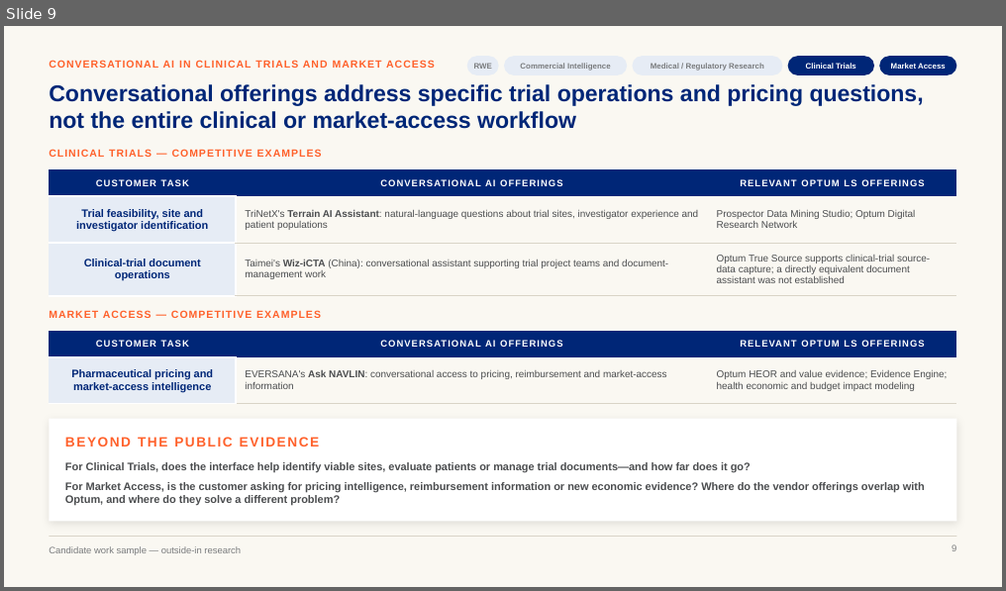
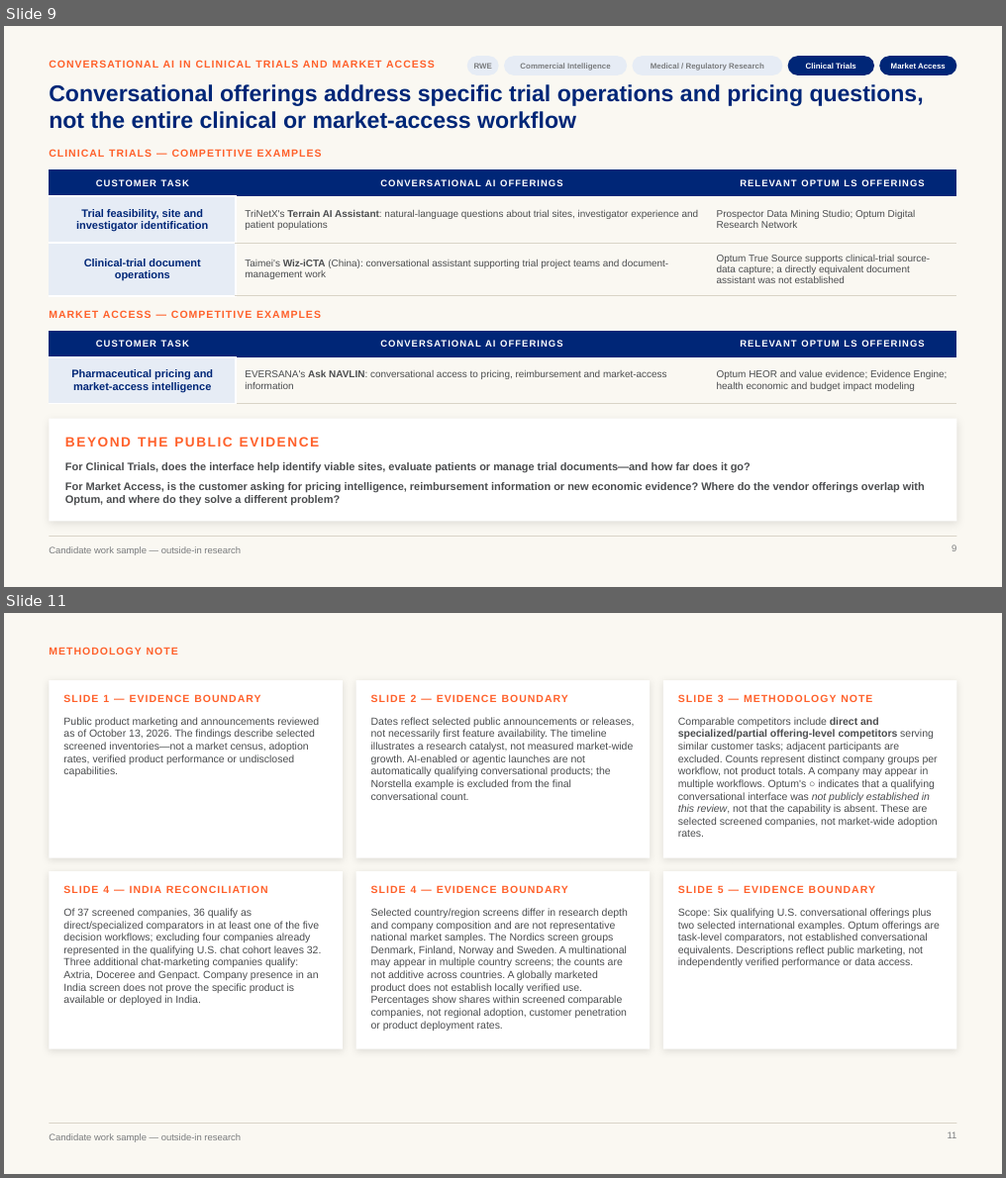
Before and after one commit to marinojt/test, a slide deck: deck/Optum-LS-Conversational-AI.pptx. Shown one above the other, each under a label of ours: slide 9 before the commit, slides 9 and 11 after it; the slides between them are not shown. The pictures are 1006x591 and 1006x1178 pixels, drawn with LibreOffice and Linux fonts; fonts in the diff are those of the drawing. Boxes give left, top, right and bottom in pixels: in the first picture for what was removed or moved away, otherwise in the second. Text is boxed around its words. In the diff, an @@ line names an element or a change of style, - is before the commit and + after.

```diff
--- a/deck/Optum-LS-Conversational-AI.pptx
+++ b/deck/Optum-LS-Conversational-AI.pptx
@@ slide 11 added at (x1=4, y1=613, x2=1002, y2=1174), background #FAF8F2; not listed: 2 template elements that a slide beside it also shows @@
@@ text added at (x1=49, y1=647, x2=178, y2=655), 10 pt, text #FF612B, bold @@
+METHODOLOGY NOTE
@@ rectangle added at (x1=49, y1=680, x2=343, y2=859), fill #FFFFFF @@
@@ text added at (x1=63, y1=694, x2=260, y2=702), 10 pt, text #FF612B, bold @@
+SLIDE 1 — EVIDENCE BOUNDARY
@@ rectangle added at (x1=355, y1=680, x2=649, y2=859), fill #FFFFFF @@
@@ text added at (x1=371, y1=694, x2=568, y2=702), 10 pt, text #FF612B, bold @@
+SLIDE 2 — EVIDENCE BOUNDARY
@@ rectangle added at (x1=663, y1=680, x2=957, y2=859), fill #FFFFFF @@
@@ text added at (x1=678, y1=694, x2=872, y2=702), 10 pt, text #FF612B, bold @@
+SLIDE 3 — METHODOLOGY NOTE
@@ text added at (x1=63, y1=717, x2=319, y2=776), 10 pt, text #4B4D4F @@
+Public product marketing and announcements reviewed as of October 13, 2026. The findings describe selected screened inventories—not a market census, adoption rates, verified product performance or undisclosed capabilities.
@@ text added at (x1=371, y1=717, x2=634, y2=800), 10 pt, text #4B4D4F @@
+Dates reflect selected public announcements or releases, not necessarily first feature availability. The timeline illustrates a research catalyst, not measured market-wide growth. AI-enabled or agentic launches are not automatically qualifying conversational products; the Norstella example is excluded from the final conversational count.
@@ text added at (x1=678, y1=717, x2=938, y2=837), 10 pt, text #4B4D4F @@
+Comparable competitors include direct and specialized/partial offering-level competitors serving similar customer tasks; adjacent participants are excluded. Counts represent distinct company groups per workflow, not product totals. A company may appear in multiple workflows. Optum's ○ indicates that a qualifying conversational interface was not publicly established in this review, not that the capability is absent. These are selected screened companies, not market-wide adoption rates.
@@ rectangle added at (x1=49, y1=872, x2=343, y2=1051), fill #FFFFFF @@
@@ rectangle added at (x1=355, y1=872, x2=649, y2=1051), fill #FFFFFF @@
@@ rectangle added at (x1=663, y1=872, x2=957, y2=1051), fill #FFFFFF @@
@@ text added at (x1=63, y1=885, x2=268, y2=893), 10 pt, text #FF612B, bold @@
+SLIDE 4 — INDIA RECONCILIATION
@@ text added at (x1=63, y1=908, x2=322, y2=1005), 10 pt, text #4B4D4F @@
+Of 37 screened companies, 36 qualify as direct/specialized comparators in at least one of the five decision workflows; excluding four companies already represented in the qualifying U.S. chat cohort leaves 32. Three additional chat-marketing companies qualify: Axtria, Doceree and Genpact. Company presence in an India screen does not prove the specific product is available or deployed in India.
@@ text added at (x1=371, y1=885, x2=568, y2=893), 10 pt, text #FF612B, bold @@
+SLIDE 4 — EVIDENCE BOUNDARY
@@ text added at (x1=371, y1=908, x2=628, y2=1031), 10 pt, text #4B4D4F @@
+Selected country/region screens differ in research depth and company composition and are not representative national market samples. The Nordics screen groups Denmark, Finland, Norway and Sweden. A multinational may appear in multiple country screens; the counts are not additive across countries. A globally marketed product does not establish locally verified use. Percentages show shares within screened comparable companies, not regional adoption, customer penetration or product deployment rates.
@@ text added at (x1=678, y1=885, x2=875, y2=893), 10 pt, text #FF612B, bold @@
+SLIDE 5 — EVIDENCE BOUNDARY
@@ text added at (x1=678, y1=908, x2=940, y2=967), 10 pt, text #4B4D4F @@
+Scope: Six qualifying U.S. conversational offerings plus two selected international examples. Optum offerings are task-level comparators, not established conversational equivalents. Descriptions reflect public marketing, not independently verified performance or data access.
@@ page number added at (x1=947, y1=1132, x2=957, y2=1139), 9 pt, text #7A7C7E @@
+11
```
Also in this commit, not shown: 6 slides changed, 9 other files.
